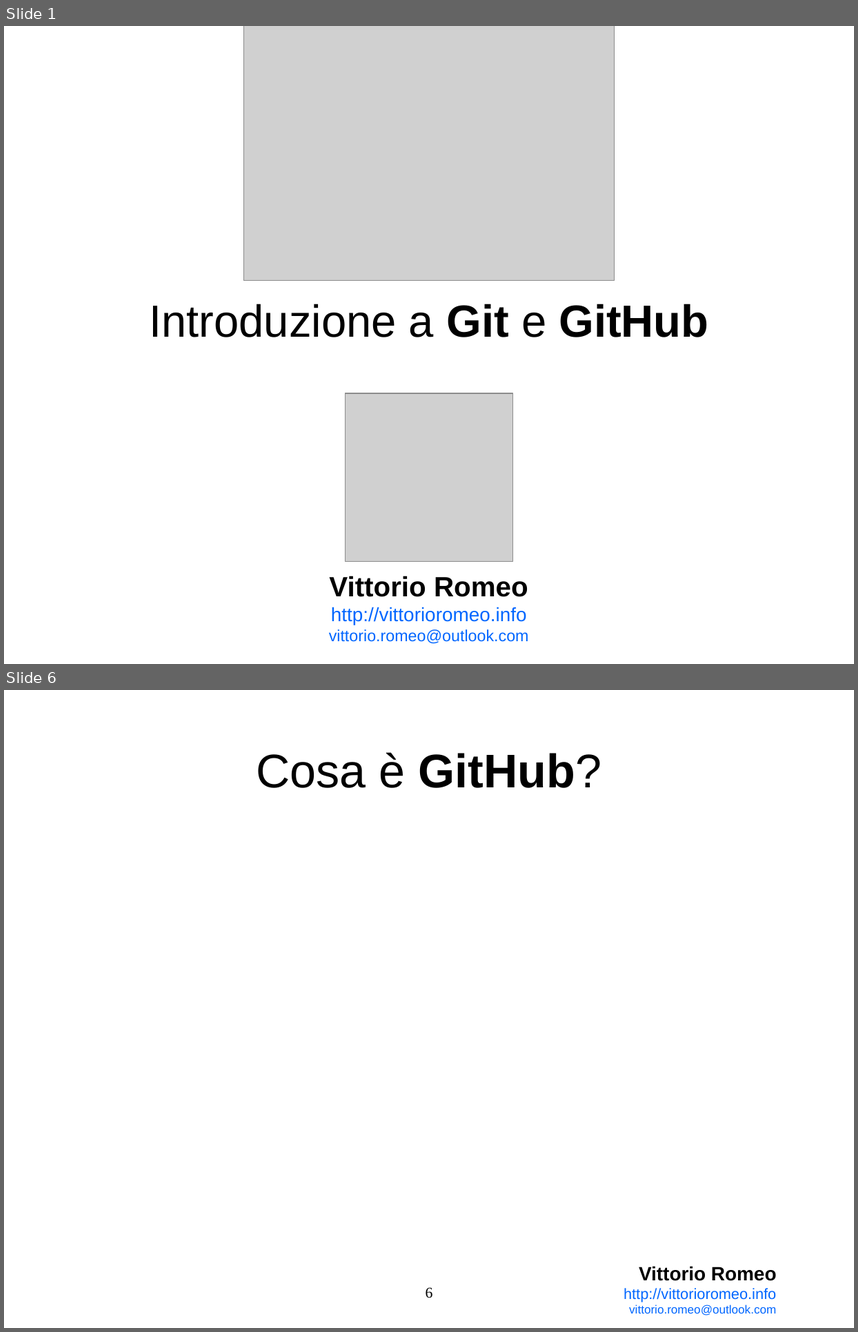
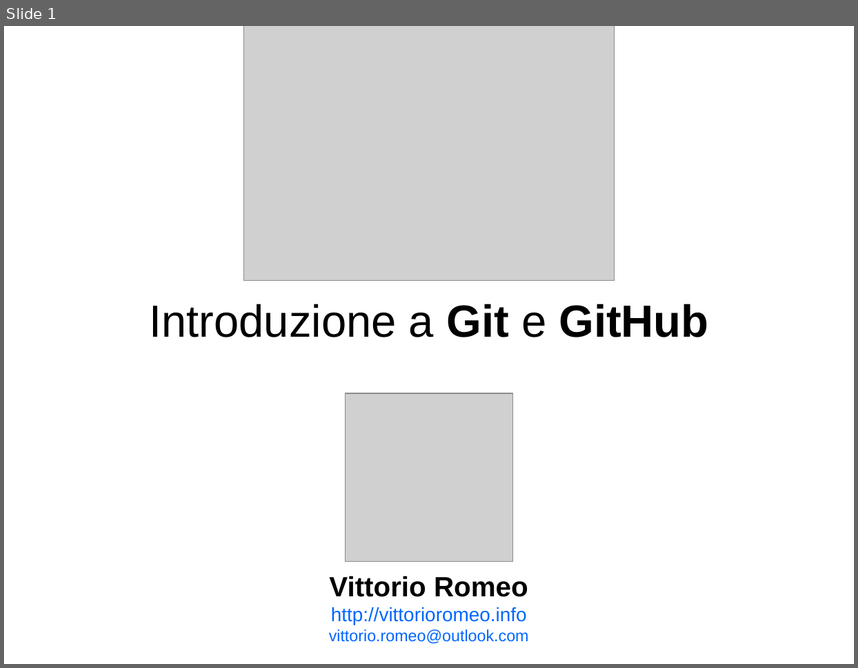
Before and after one commit to vittorioromeo/linuxDay2014, a slide deck: presentation.odp. Shown one above the other, each under a label of ours: slides 1 and 6 before the commit, slide 1 after it; the slides between them are not shown. The pictures are 858x1332 and 858x668 pixels, drawn with LibreOffice and Linux fonts; fonts in the diff are those of the drawing; grey boxes stand for pictures; background and template pictures are left out. Boxes give left, top, right and bottom in pixels: in the first picture for what was removed or moved away, otherwise in the second. Text is boxed around its words. In the diff, an @@ line names an element or a change of style, - is before the commit and + after.

```diff
--- a/presentation.odp
+++ b/presentation.odp
@@ slide 6 removed at (4,690,854,1328), background #FFFFFF @@
@@ title removed at (256,752,602,788) @@
-Cosa è GitHub?
@@ text removed at (624,1265,777,1315) @@
-Vittorio Romeo
-http://vittorioromeo.info
-vittorio.romeo@outlook.com
@@ page number removed at (426,1287,433,1298) @@
-6
```
Also in this commit, not shown: 5 slides changed, 12 slides added, 9 other slides removed, 13 other files.
